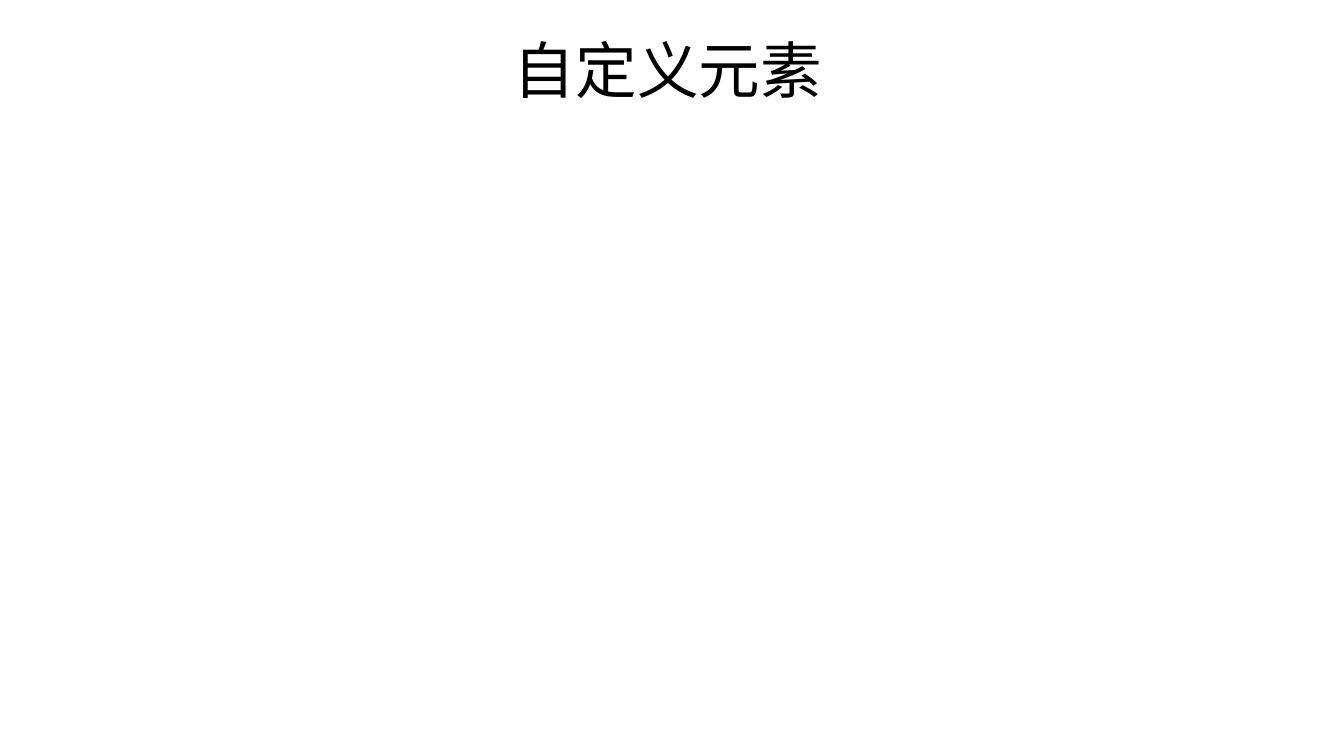
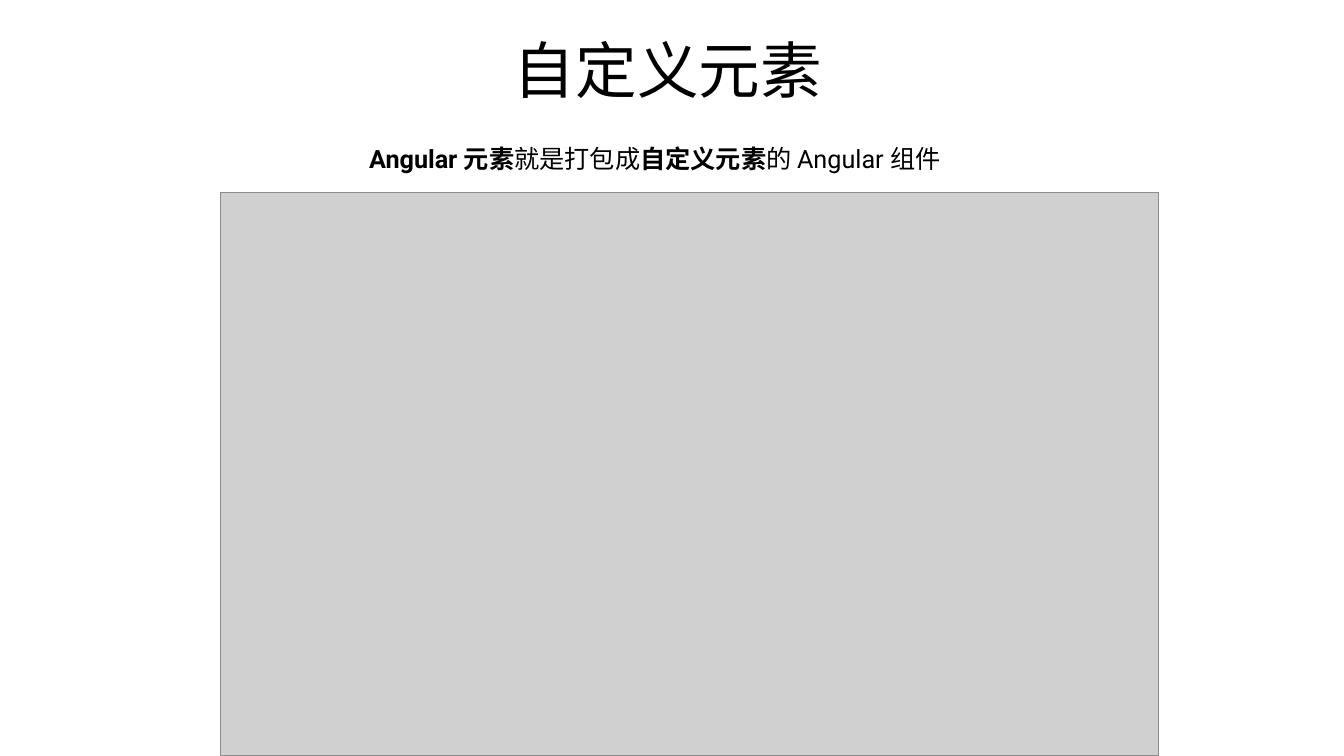
Before and after one commit to FredJiangFei/AngularDemo, a slide deck: slide 6 of Documents/angular.pptx. Drawn at 1344x756 pixels with LibreOffice and Linux fonts; fonts in the diff are those of the drawing; grey boxes stand for pictures. Boxes give left, top, right and bottom in pixels: in the first picture for what was removed or moved away, otherwise in the second. Text is boxed around its words. In the diff, an @@ line names an element or a change of style, - is before the commit and + after.

```diff
--- a/Documents/angular.pptx
+++ b/Documents/angular.pptx
@@ text added at (369, 146, 940, 174), 18 pt, text #000000 @@
+Angular 元素就是打包成自定义元素的 Angular 组件
@@ picture added at (221, 193, 1159, 756) @@
```
Also in this commit, not shown: 1 slide added.
